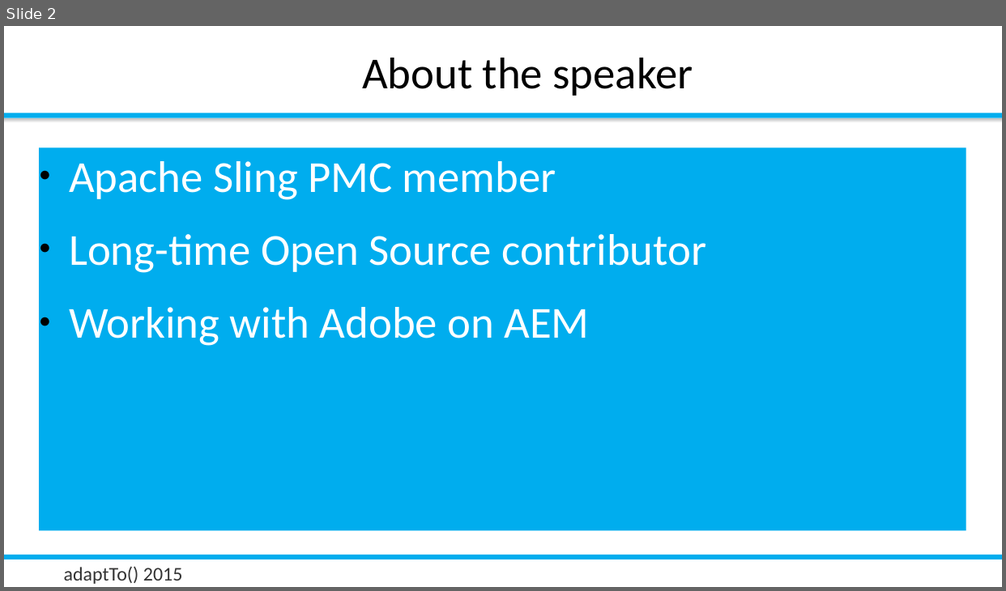
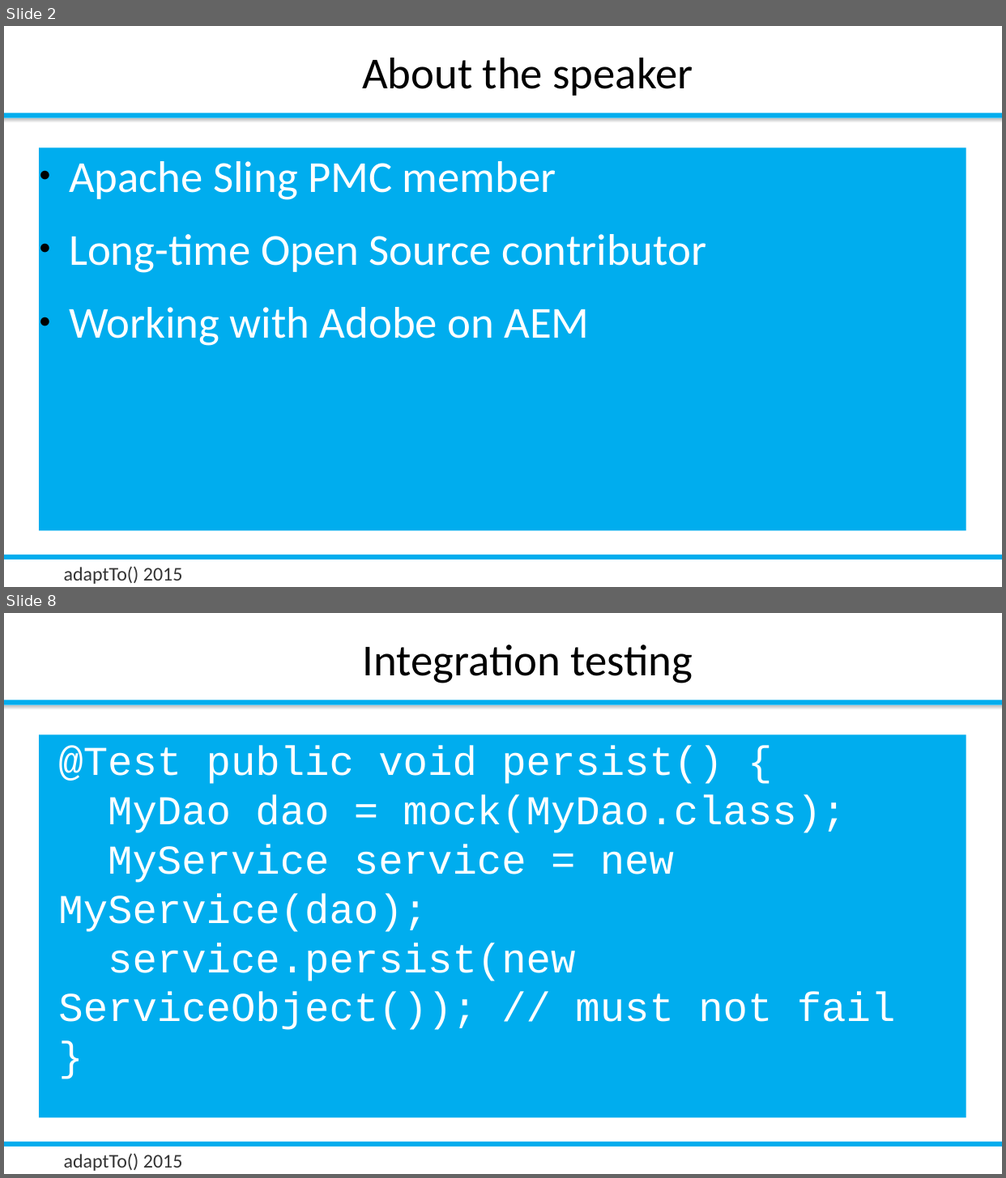
Before and after one commit to rombert/talks, a slide deck: adaptTo2015/How_Do_I_Test_My_Sling_Application-Robert_Munteanu.odp. Shown one above the other, each under a label of ours: slide 2 before the commit, slides 2 and 8 after it; the slides between them are not shown. The pictures are 1006x591 and 1006x1178 pixels, drawn with LibreOffice and Linux fonts; fonts in the diff are those of the drawing; background and template pictures are left out. Boxes give left, top, right and bottom in pixels: in the first picture for what was removed or moved away, otherwise in the second. Text is boxed around its words. In the diff, an @@ line names an element or a change of style, - is before the commit and + after.

```diff
--- a/adaptTo2015/How_Do_I_Test_My_Sling_Application-Robert_Munteanu.odp
+++ b/adaptTo2015/How_Do_I_Test_My_Sling_Application-Robert_Munteanu.odp
@@ slide 8 added at box(4, 613, 1002, 1174), background #FFFFFF; not listed: 4 template elements that a slide beside it also shows @@
@@ title added at box(363, 645, 693, 683), 32 pt, text #000000 @@
+Integration testing
@@ text added at box(39, 735, 966, 1118), fill #00ADEE, 29.6 pt, text #FFFFFF @@
+@Test public void persist() {
+MyDao dao = mock(MyDao.class);
+MyService service = new MyService(dao);
+service.persist(new ServiceObject()); // must not fail
+}
```
Also in this commit, not shown: 1 slide changed, 18 other slides added, 2 slides removed, 10 other files.
